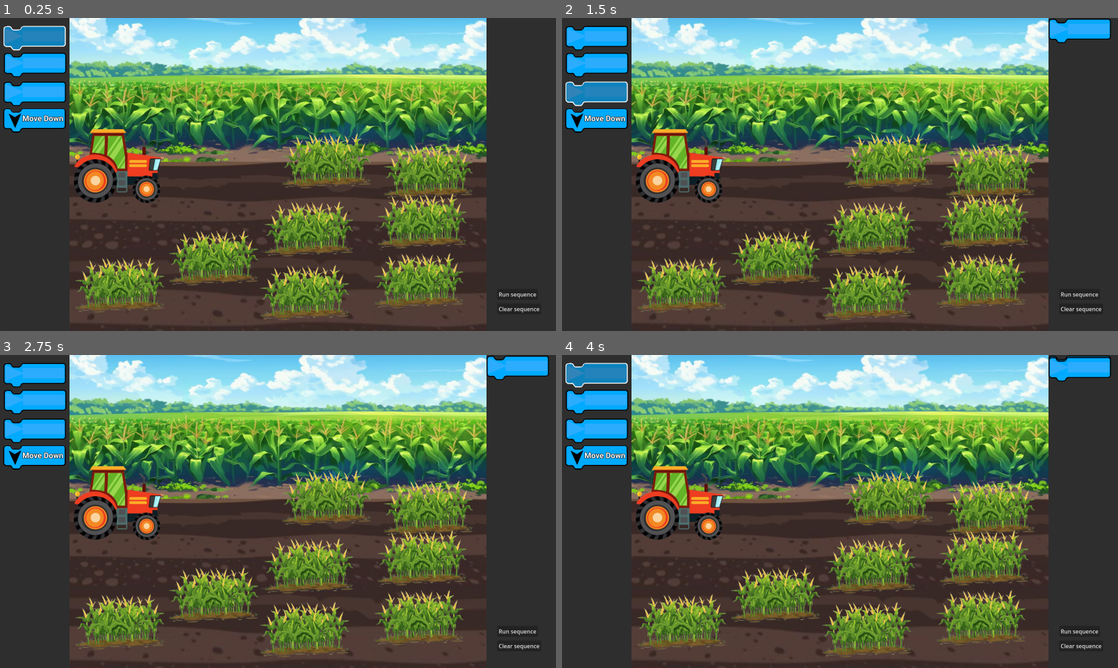
Above: before the commit, frames 1-4 (two rows, left to right).
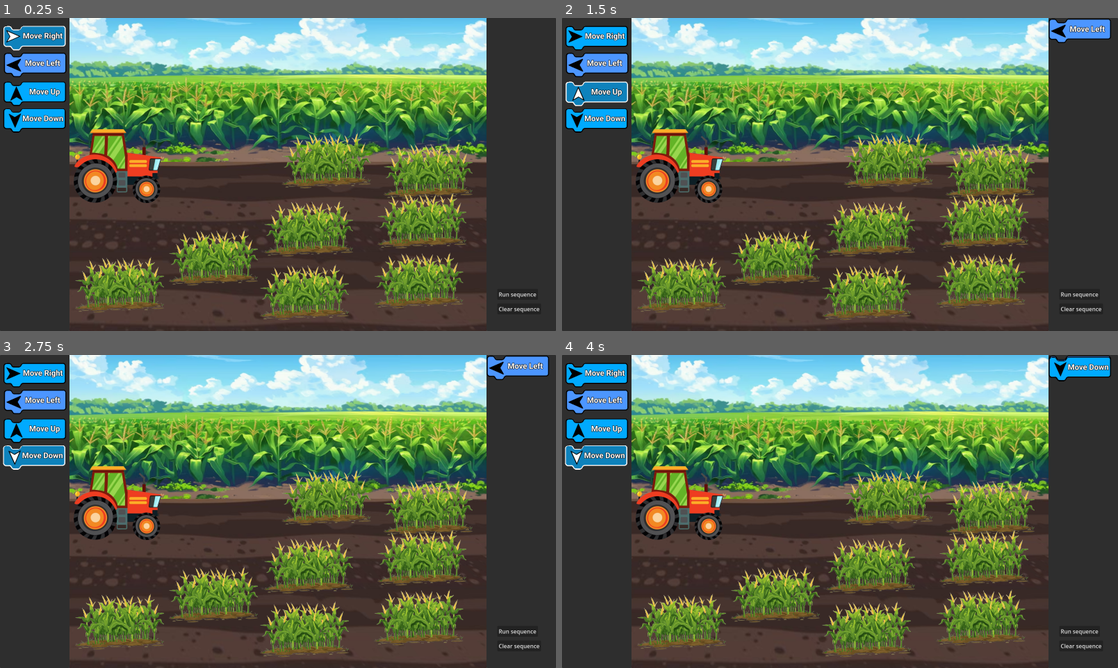
Above: after the commit, the same moments.

Repository: HumaidEbrahim/Arcademia
Game: Godot game, scene res://Levels/lvl1/FarmTractor/FarmTractor.tscn
Two runs of this game, one before a commit and one after it. Both use one fixed random seed, a clock stepped at 60 frames per second and the inputs below. This scene is started directly instead of the project's main scene.
Inputs:
- Up to frame 1 (0.25 s): no input
- Up to frame 2 (1.5 s): hold Right (move_right) 0.53-1.28 s; tap A (btn_1) at 0.6 s; hold Down (move_down) from 1.28 s (still down); tap S (btn_2) at 1.35 s
- Up to frame 3 (2.75 s): release Down (move_down) at 2.03 s; hold Right (move_right) from 2.03 s (still down); tap D (btn_3) at 2.1 s
- Up to frame 4 (4 s): release Right (move_right) at 2.78 s; hold Up (move_up) 2.78-3.53 s; tap F (btn_4) at 2.85 s; hold Left (move_left) from 3.53 s (still down); tap A (btn_1) at 3.6 s

The runs differ from the first frame. In frame 1, 1.4% of the frame differs, in the area x 0-12%, y 2-28%; in frame 2, 2.0%; in frame 3, 2.9%; in frame 4, 3.1%, in the area x 0-99%, y 0-37%.

Commit message:
Changed Images

Diff:
--- a/ui/blocks/scenes/main_ui.tscn
+++ b/ui/blocks/scenes/main_ui.tscn
@@ -1,6 +1,12 @@
-[gd_scene load_steps=6 format=3 uid="uid://c4phshtsyfg0g"]
+[gd_scene load_steps=12 format=3 uid="uid://c4phshtsyfg0g"]
 
 [ext_resource type="Script" uid="uid://ciadw632faq78" path="res://ui/blocks/scripts/main_ui.gd" id="1_bqloa"]
+[ext_resource type="Texture2D" uid="uid://duwpvq4fagg1p" path="res://assets/JuaneBtns/Left_Initial.png" id="3_0kc8j"]
+[ext_resource type="Texture2D" uid="uid://8ocnalu5aik0" path="res://assets/JuaneBtns/Right_Focus.png" id="3_1udnl"]
+[ext_resource type="Texture2D" uid="uid://bb43aamqqgijm" path="res://assets/JuaneBtns/Right_Initial.png" id="3_cguow"]
+[ext_resource type="Texture2D" uid="uid://1qaks0h3suob" path="res://assets/JuaneBtns/Left_Focus.png" id="4_1udnl"]
+[ext_resource type="Texture2D" uid="uid://ldfmt42gchv6" path="res://assets/JuaneBtns/Up_Initial.png" id="5_cguow"]
+[ext_resource type="Texture2D" uid="uid://dq2u55mcnv8y" path="res://assets/JuaneBtns/Up_Focus.png" id="6_pbjw5"]
 [ext_resource type="PackedScene" uid="uid://dg2f0pnewvy4r" path="res://ui/blocks/scenes/move_button.tscn" id="7_eyw15"]
 [ext_resource type="Texture2D" uid="uid://yldo6mceyimd" path="res://assets/JuaneBtns/Down_Initial.png" id="9_kdqsy"]
 [ext_resource type="Texture2D" uid="uid://dldkhyew14rqv" path="res://assets/JuaneBtns/Down_Focus.png" id="11_rdbyt"]
@@ -46,9 +52,15 @@
 [node name="Action_Button" parent="HBoxContainer/FunctionPanel/VBoxContainer/Move_Right" index="0"]
 offset_left = -90.0
 offset_top = 21.0
-offset_right = -69.0
-offset_bottom = 76.0
+offset_right = 86.0
+offset_bottom = 77.0
 target_sprite = NodePath("../../../../GameArea/SubViewportContainer/SubViewport/Player")
+
+[node name="Initial" parent="HBoxContainer/FunctionPanel/VBoxContainer/Move_Right/Action_Button" index="0"]
+texture = ExtResource("3_cguow")
+
+[node name="Focus" parent="HBoxContainer/FunctionPanel/VBoxContainer/Move_Right/Action_Button" index="1"]
+texture = ExtResource("3_1udnl")
 
 [node name="Move_Left" parent="HBoxContainer/FunctionPanel/VBoxContainer" instance=ExtResource("7_eyw15")]
 layout_mode = 2
@@ -56,10 +68,16 @@
 [node name="Action_Button" parent="HBoxContainer/FunctionPanel/VBoxContainer/Move_Left" index="0"]
 offset_left = -89.0
 offset_top = 94.0
-offset_right = -68.0
-offset_bottom = 151.0
+offset_right = 87.0
+offset_bottom = 152.0
 target_sprite = NodePath("../../../../GameArea/SubViewportContainer/SubViewport/Player")
 move_direction = "Left"
+
+[node name="Initial" parent="HBoxContainer/FunctionPanel/VBoxContainer/Move_Left/Action_Button" index="0"]
+texture = ExtResource("3_0kc8j")
+
+[node name="Focus" parent="HBoxContainer/FunctionPanel/VBoxContainer/Move_Left/Action_Button" index="1"]
+texture = ExtResource("4_1udnl")
 
 [node name="Move_Up" parent="HBoxContainer/FunctionPanel/VBoxContainer" instance=ExtResource("7_eyw15")]
 layout_mode = 2
@@ -67,19 +85,30 @@
 [node name="Action_Button" parent="HBoxContainer/FunctionPanel/VBoxContainer/Move_Up" index="0"]
 offset_left = -90.0
 offset_top = 173.0
-offset_right = -66.0
-offset_bottom = 226.0
+offset_right = 84.0
+offset_bottom = 231.0
 target_sprite = NodePath("../../../../GameArea/SubViewportContainer/SubViewport/Player")
 move_direction = "Up"
+
+[node name="Initial" parent="HBoxContainer/FunctionPanel/VBoxContainer/Move_Up/Action_Button" index="0"]
+texture = ExtResource("5_cguow")
+
+[node name="Focus" parent="HBoxContainer/FunctionPanel/VBoxContainer/Move_Up/Action_Button" index="1"]
+texture = ExtResource("6_pbjw5")
 
 [node name="Move_Down" parent="HBoxContainer/FunctionPanel/VBoxContainer" instance=ExtResource("7_eyw15")]
 layout_mode = 2
 
 [node name="Action_Button" parent="HBoxContainer/FunctionPanel/VBoxContainer/Move_Down" index="0"]
+anchors_preset = 0
+anchor_right = 0.0
+anchor_bottom = 0.0
 offset_left = -91.0
 offset_top = 246.0
-offset_right = -67.0
-offset_bottom = 302.0
+offset_right = 88.0
+offset_bottom = 301.0
+grow_horizontal = 1
+grow_vertical = 1
 target_sprite = NodePath("../../../../GameArea/SubViewportContainer/SubViewport/Player")
 move_direction = "Down"
 
--- a/ui/blocks/scenes/move_button.tscn
+++ b/ui/blocks/scenes/move_button.tscn
@@ -6,10 +6,9 @@
 
 [node name="Move_Button" type="Control"]
 layout_mode = 3
-anchor_right = 0.095
-anchor_bottom = 0.099
-offset_right = -0.40000916
-offset_bottom = -47.1
+anchor_right = 0.112
+anchor_bottom = 0.080000006
+offset_right = 0.7999878
 grow_horizontal = 2
 focus_mode = 2
 
@@ -18,8 +17,8 @@
 anchors_preset = 15
 anchor_right = 1.0
 anchor_bottom = 1.0
-offset_right = -130.59999
-offset_bottom = -44.179993
+offset_right = -5.0
+offset_bottom = -17.0
 grow_horizontal = 2
 grow_vertical = 2
 script = ExtResource("1_fjyw8")
